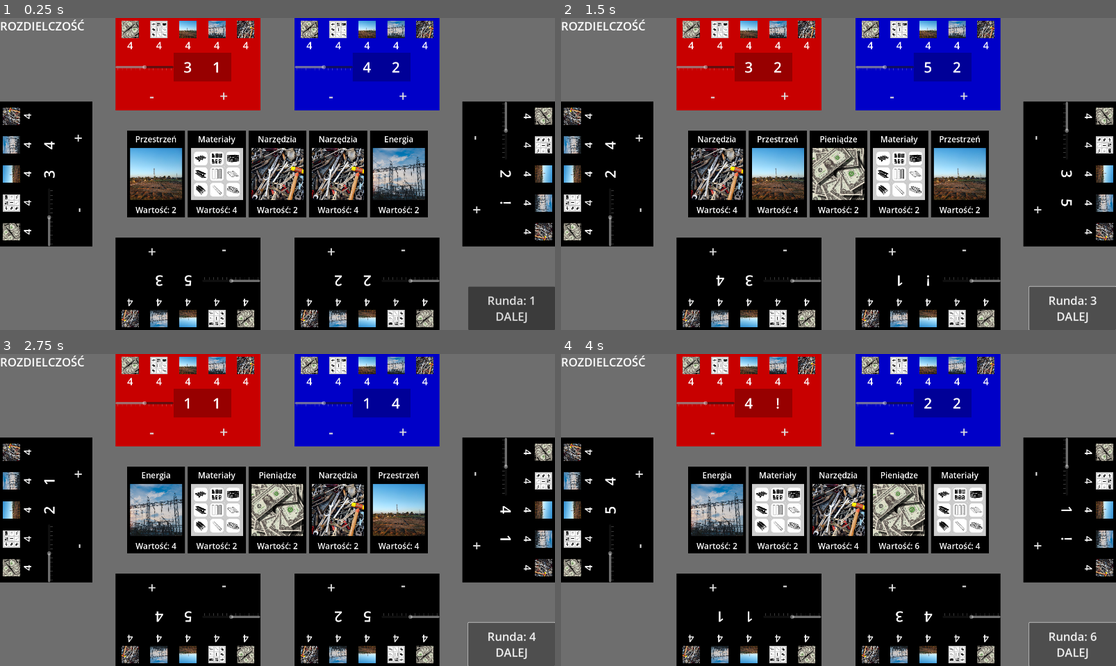
Above: before the commit, frames 1-4 (two rows, left to right).
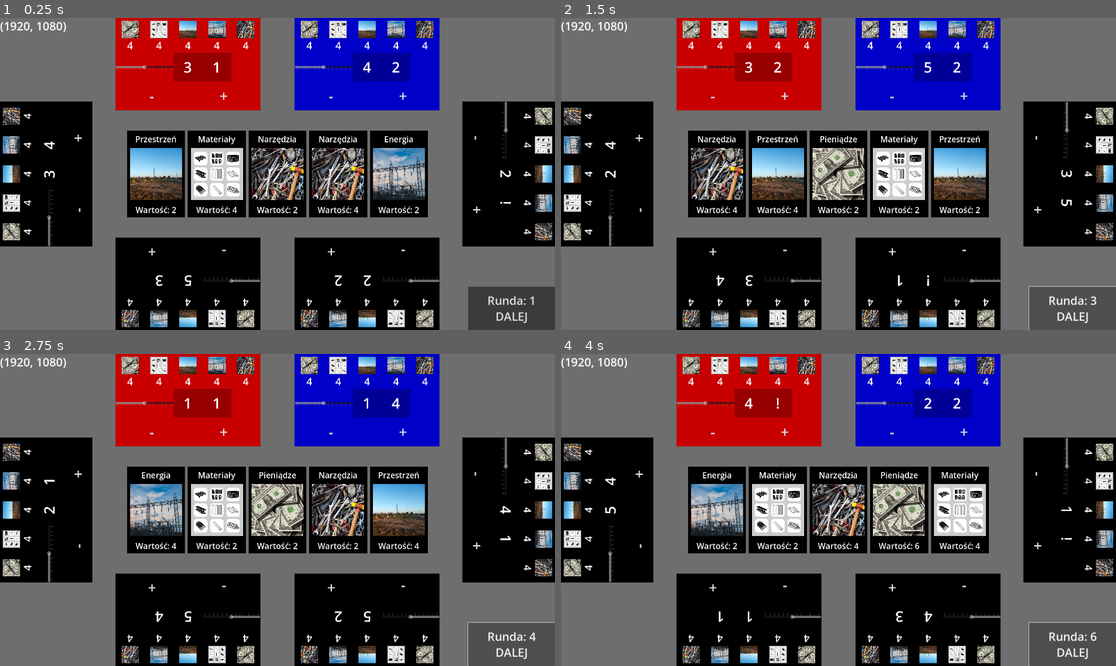
Above: after the commit, the same moments.

Repository: KonradKamilChwalowski/philanthropy-0.2
Game: Godot game, scene res://main_scenes/game_session_scene.tscn
Two runs of this game, one before a commit and one after it. Both use one fixed random seed, a clock stepped at 60 frames per second and the inputs below.
Inputs:
- Up to frame 1 (0.25 s): no input
- Up to frame 2 (1.5 s): click "Runda: 1 DALEJ" at 0.5 s; click "Runda: 2 DALEJ" at 1.25 s
- Up to frame 3 (2.75 s): click "Runda: 3 DALEJ" at 2 s
- Up to frame 4 (4 s): click "Runda: 4 DALEJ" at 2.75 s; click "Runda: 5 DALEJ" at 3.5 s

The runs differ from the first frame. In frame 1, 0.2% of the frame differs, in the area x 0-16%, y 0-5%; in frame 2, 0.2%; in frame 3, 0.2%; in frame 4, 0.2%.

Commit message:
add resolution label for testing

Diff:
--- a/autoload/ResolutionManager.gd
+++ b/autoload/ResolutionManager.gd
@@ -2,10 +2,11 @@
 
 var current_scale: float = 1.0
 var current_scale_vector: Vector2 = Vector2(1.0, 1.0)
+var screen_size: Vector2i
 
 func _ready() -> void:
 	var current_screen := DisplayServer.window_get_current_screen()
-	var screen_size: Vector2i = DisplayServer.screen_get_size(current_screen)
+	screen_size = DisplayServer.screen_get_size(current_screen)
 	change_resoultion(screen_size)
 
 func change_resoultion(new_resolution: Vector2i = Vector2i(1920, 1080)) -> void:
--- a/main_scenes/game_session_scene.gd
+++ b/main_scenes/game_session_scene.gd
@@ -5,9 +5,11 @@
 @onready var resource_card_scene := preload("res://cards_and_dices/resource_card.tscn")
 @onready var new_round_button: Button = $NewRoundButton
 @onready var player_interfaces: Control = $PlayerInterfaces
+@onready var resolution_label : Label = $ResolutionLabel
 
 func _ready() -> void:
 	scale = ResolutionManager.current_scale_vector
+	resolution_label.text = str(ResolutionManager.screen_size)
 	new_round()
 
 func new_round() -> void:
